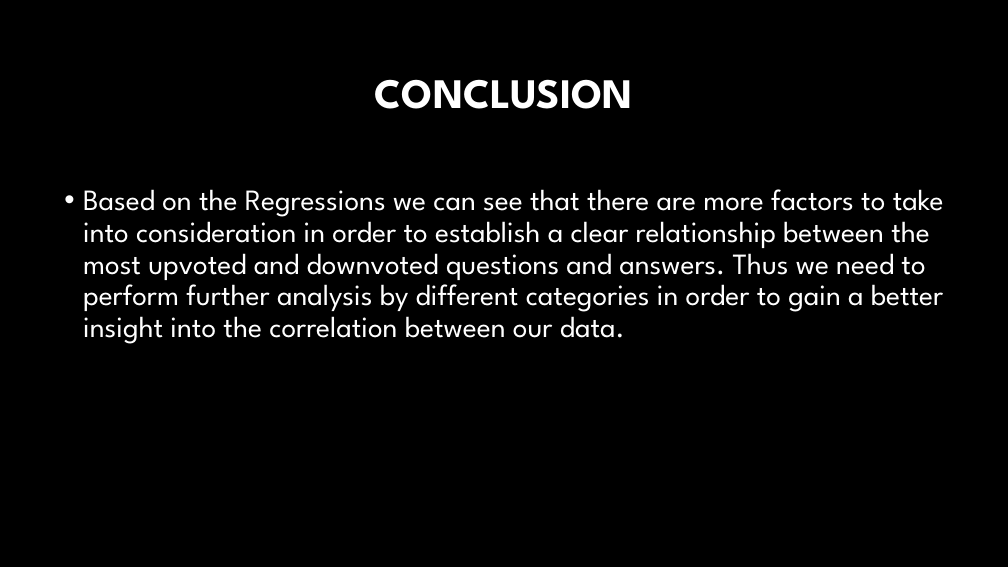
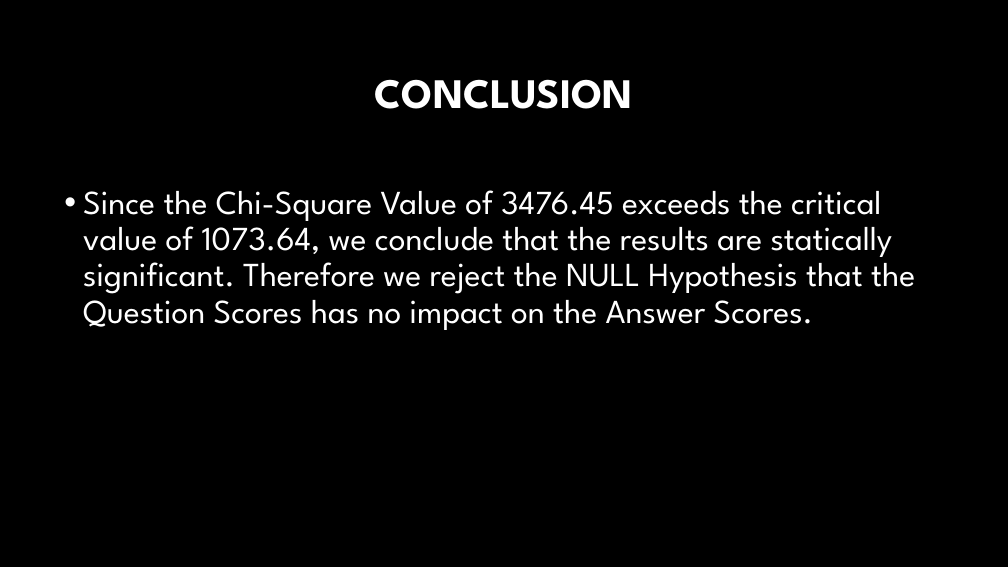
Before and after one commit to fosshie/tnn, a slide deck: slide 11 of PPAnalysis.pptx (slide 13 before the commit). Drawn at 1008x567 pixels with LibreOffice and Linux fonts; fonts in the diff are those of the drawing; background and template pictures are left out. Boxes give left, top, right and bottom in pixels: in the first picture for what was removed or moved away, otherwise in the second. Text is boxed around its words. In the diff, an @@ line names an element or a change of style, - is before the commit and + after.

```diff
--- a/PPAnalysis.pptx
+++ b/PPAnalysis.pptx
@@ text at (83,190,915,330): text changed; size 28 to 32 pt @@
-• Based on the Regressions we can see that there are more factors to take into consideration in order to establish a clear relationship between the most upvoted and downvoted questions and answers. Thus we need to perform further analysis by different categories in order to gain a better insight into the correlation between our data.
+• Since the Chi-Square Value of 3476.45 exceeds the critical value of 1073.64, we conclude that the results are statically significant. Therefore we reject the NULL Hypothesis that the Question Scores has no impact on the Answer Scores.
```
Also in this commit, not shown: 2 other slides changed, 5 slides added, 7 slides removed, 2 other files.
